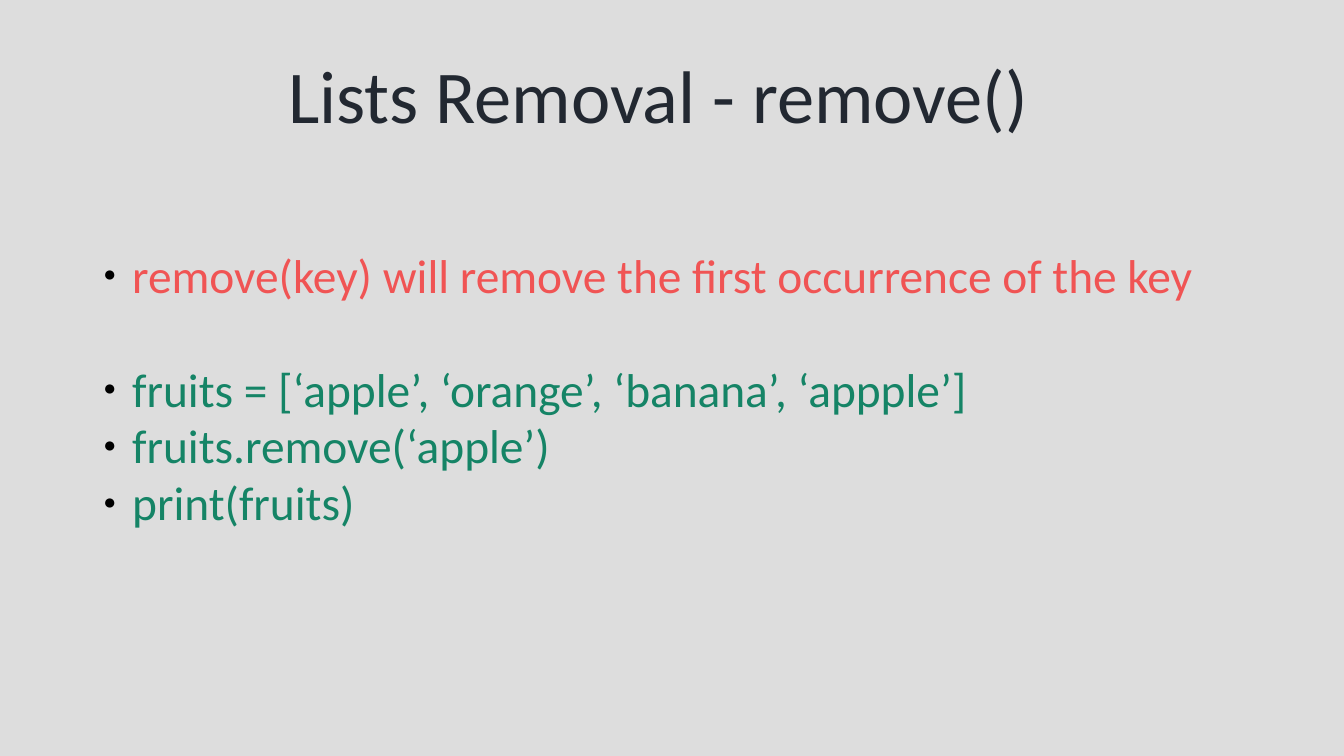
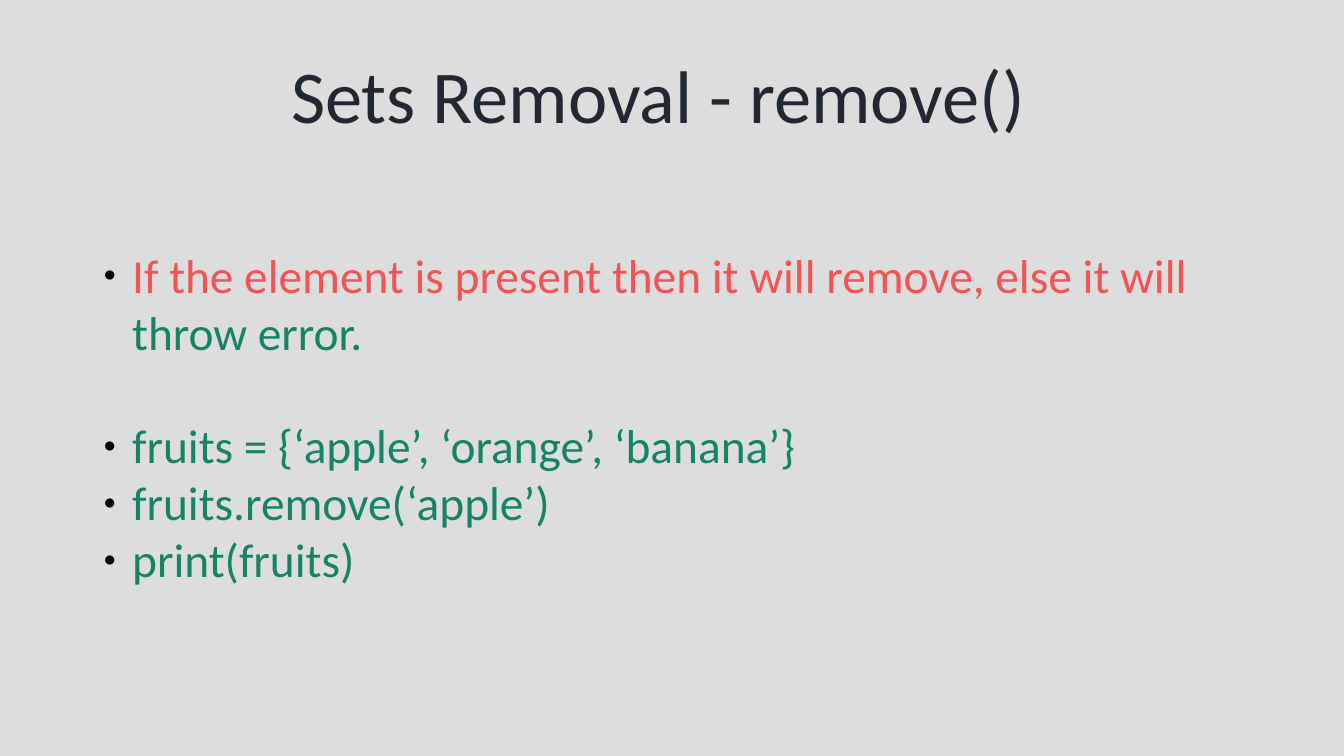
Before and after one commit to syedjafer/learning-notes, a slide deck: slide 17 of learnpythonwithus/session_10_ds_sets.odp (slide 27 before the commit). Drawn at 1344x756 pixels with LibreOffice and Linux fonts; fonts in the diff are those of the drawing. Boxes give left, top, right and bottom in pixels: in the first picture for what was removed or moved away, otherwise in the second. Text is boxed around its words. In the diff, an @@ line names an element or a change of style, - is before the commit and + after.

```diff
--- a/learnpythonwithus/session_10_ds_sets.odp
+++ b/learnpythonwithus/session_10_ds_sets.odp
@@ title at (291, 68, 1025, 133): text changed @@
-Lists Removal - remove()
+Sets Removal - remove()
@@ text at (132, 260, 1186, 471): text changed @@
-● remove(key) will remove the first occurrence of the key
-● fruits = [‘apple’, ‘orange’, ‘banana’, ‘appple’]
+● If the element is present then it will remove, else it will throw error.
+● fruits = {‘apple’, ‘orange’, ‘banana’}
```
Also in this commit, not shown: 8 other slides changed, 12 slides added, 11 slides removed, 2 other files.
